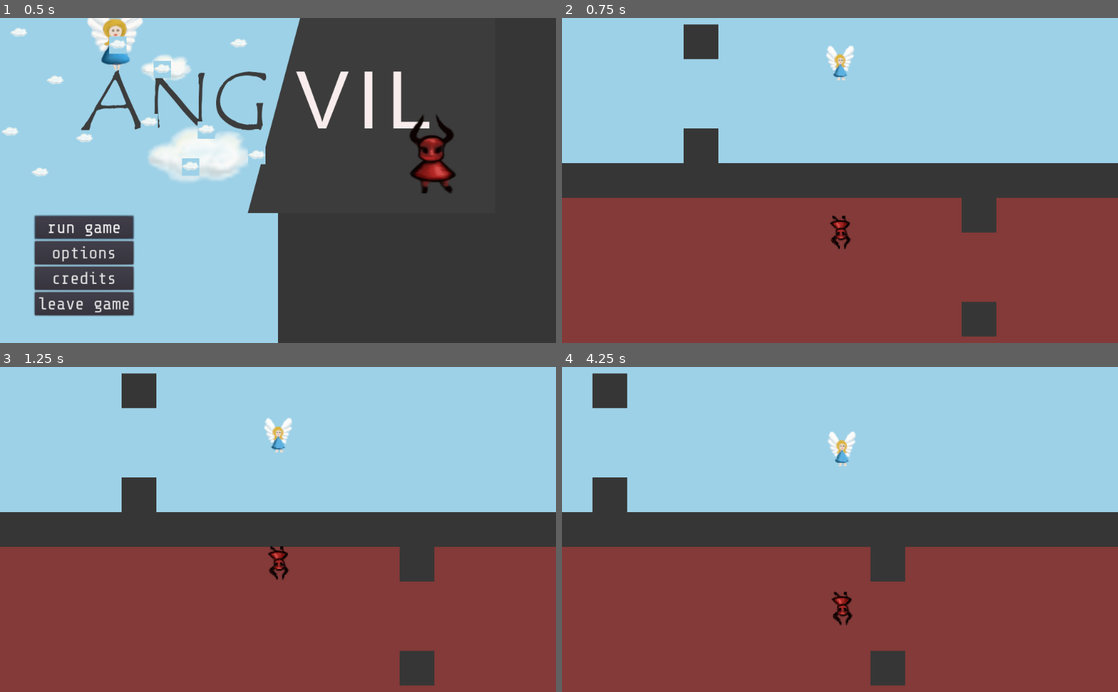
Above: before the commit, frames 1-4 (two rows, left to right).
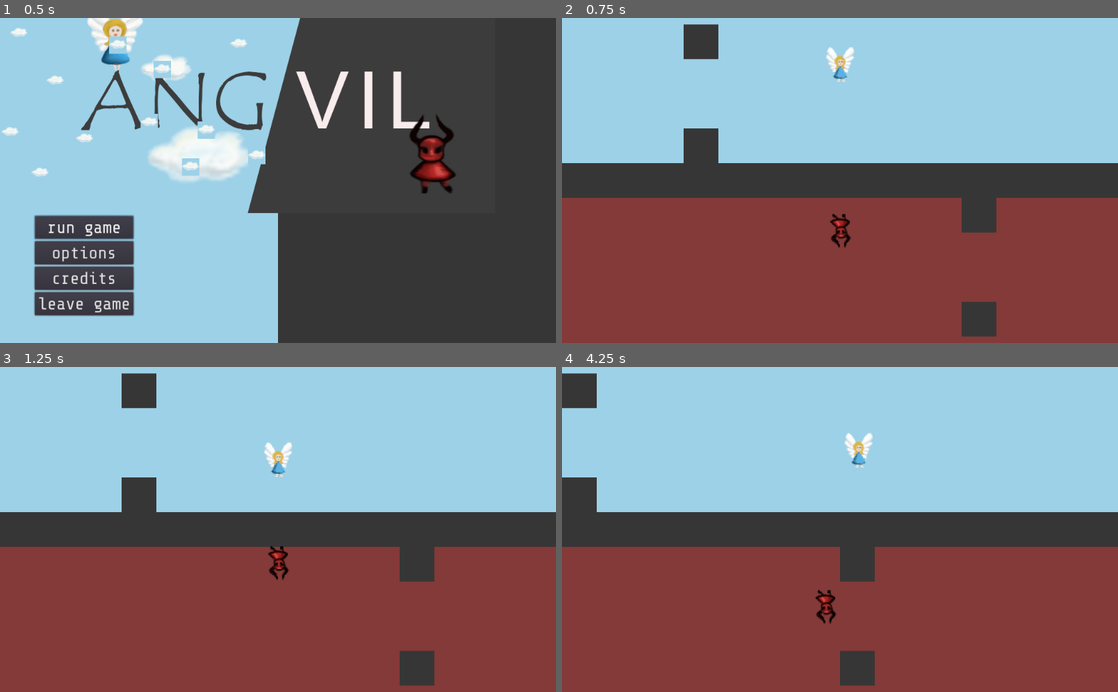
Above: after the commit, the same moments.

Repository: ang-vil/angvil
Game: Godot game, scene res://scenes/menu.tscn
Same seed, same stepped clock (60 frames per second), same inputs: the game is played once before the commit and once after it.
Inputs:
- Up to frame 1 (0.5 s): no input
- Up to frame 2 (0.75 s): click "run game" at 0.5 s
- Up to frame 3 (1.25 s): no input
- Up to frame 4 (4.25 s): tap Enter at 1.25 s; hold Right (key_right) 1.28-2.03 s; hold Left (key_left) 2.03-2.78 s; hold Right (key_right) 2.78-3.53 s; hold Up (key_up) from 3.53 s (still down)

Frame 1 is identical in both runs. In frame 2, 0.4% of the frame differs, in the area x 47-53%, y 8-72%; in frame 3, 0.6%; in frame 4, 5.7%, in the area x 0-62%, y 1-99%.

Commit message:
Fix movement speeds

Diff:
--- a/scripts/angel.gd
+++ b/scripts/angel.gd
@@ -22,7 +22,7 @@
 		$jumpsound.play()
 
 	if jumping:
-		velocity.y = lerp(velocity.y, vars.JUMP_SPEED*-1, 0.6)
+		velocity.y = lerp(velocity.y, vars.JUMP_SPEED*-1, 0.8)
 
 		if math.compare_float(velocity.y, vars.JUMP_SPEED * -1):
 			jumping = false
--- a/scripts/constants.gd
+++ b/scripts/constants.gd
@@ -1,3 +1,3 @@
-const GRAVITY = 200.0
-const WALK_SPEED = 200
-const JUMP_SPEED = 150.0
+const GRAVITY = 400.0
+const WALK_SPEED = 300
+const JUMP_SPEED = 200.0
--- a/scripts/devil.gd
+++ b/scripts/devil.gd
@@ -21,7 +21,7 @@
 		jumping = true;
 
 	if jumping:
-		velocity.y = lerp(velocity.y, vars.JUMP_SPEED, 0.6)
+		velocity.y = lerp(velocity.y, vars.JUMP_SPEED, 0.8)
 
 		if math.compare_float(velocity.y, vars.JUMP_SPEED):
 			jumping = false
